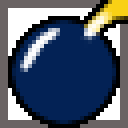
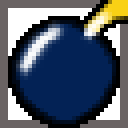
Layered file, before and after one edit (128x128). Changes by layer:
removed layer "Bomb#5" over [84, 24, 88, 32]
painted on "Bomb#2" over [12, 20, 68, 80]
moved "Border" above "Bomb", painted on it over [12, 20, 116, 124]
painted on "Bomb" over [12, 20, 116, 124]
